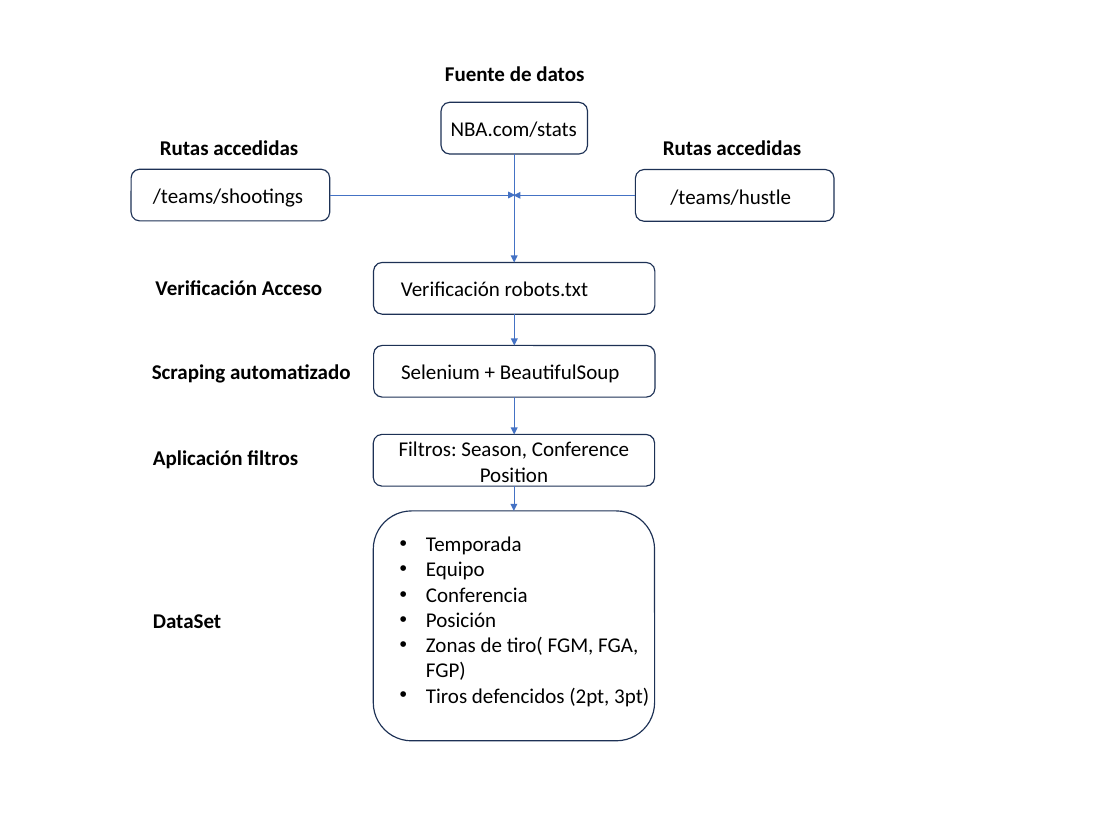
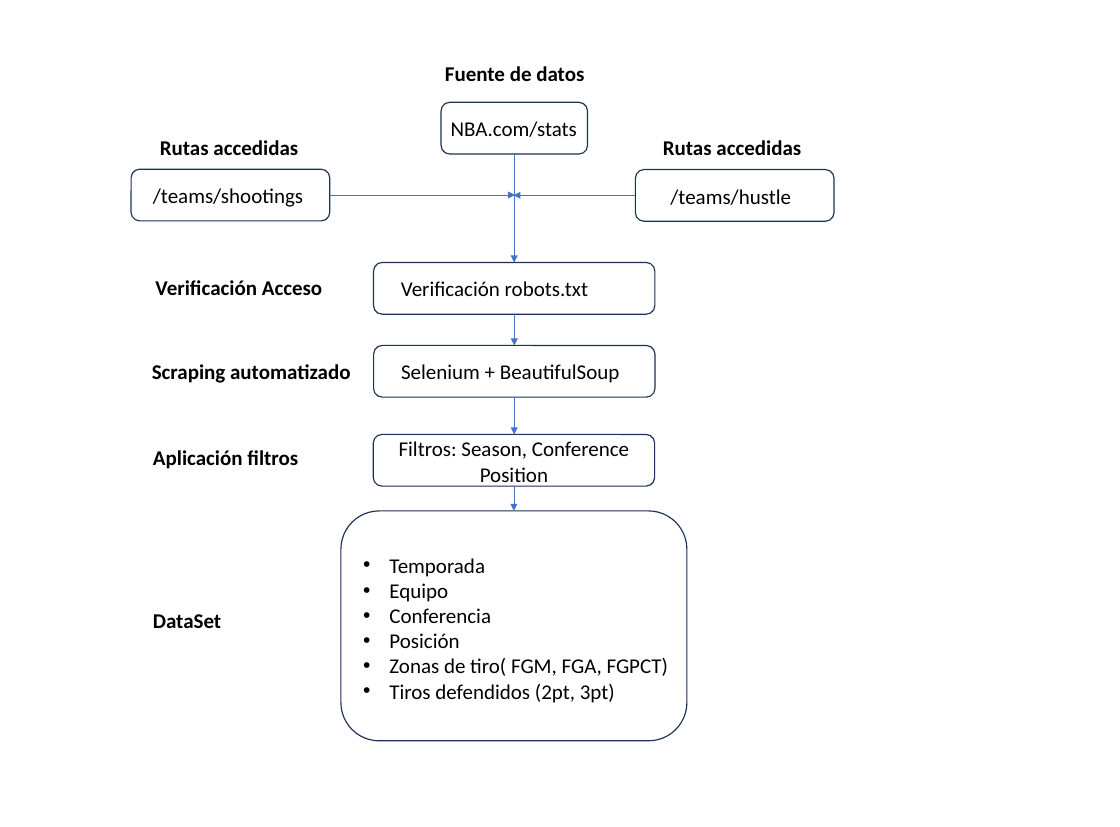
Before and after one commit to morote21/Web-Scraping-Test, a slide deck: slide 1 of Esquema.pptx. Drawn at 1120x827 pixels with LibreOffice and Linux fonts; fonts in the diff are those of the drawing. Boxes give left, top, right and bottom in pixels: in the first picture for what was removed or moved away, otherwise in the second. Text is boxed around its words. In the diff, an @@ line names an element or a change of style, - is before the commit and + after.

```diff
--- a/Esquema.pptx
+++ b/Esquema.pptx
@@ rounded rectangle: place and size @@
-rounded rectangle at [373, 511, 655, 741]
+rounded rectangle at [341, 511, 687, 741]
@@ text "Temporada": place and size @@
-text "Temporada" at [426, 536, 649, 707]
+text "Temporada" at [389, 558, 668, 703]
@@ text at [389, 658, 668, 703]: text changed @@
-• Zonas de tiro( FGM, FGA, FGP)
-• Tiros defencidos (2pt, 3pt)
+• Zonas de tiro( FGM, FGA, FGPCT)
+• Tiros defendidos (2pt, 3pt)
```
